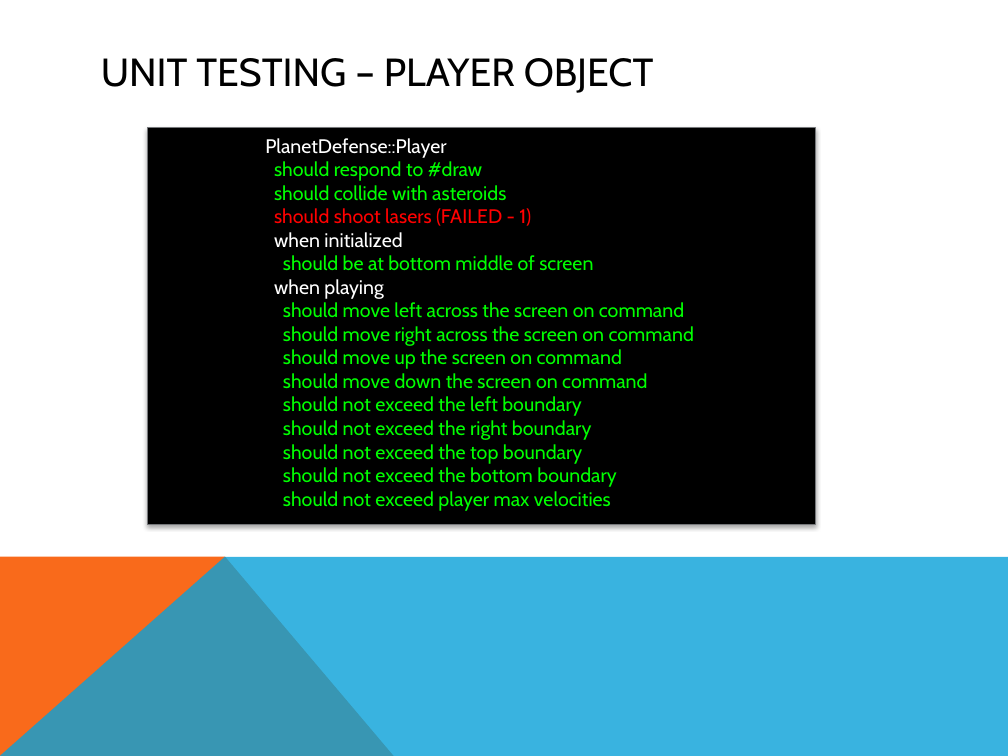
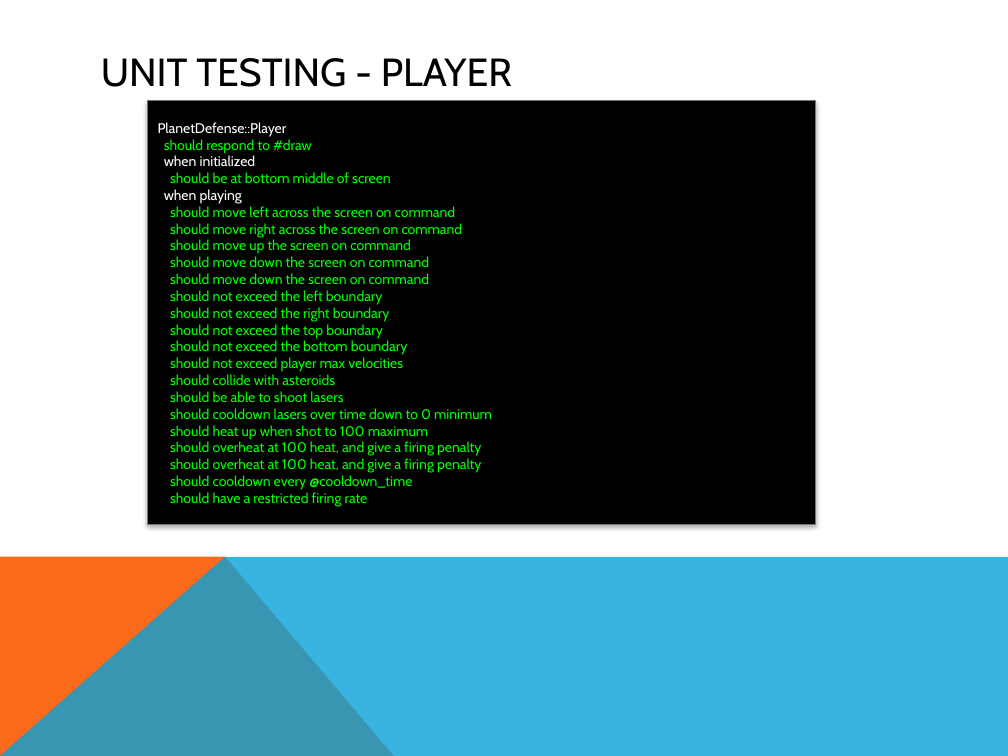
Before and after one commit to csce3513/Team6, a slide deck: slide 7 of docs/presentation-3.pptx (slide 4 before the commit). Drawn at 1008x756 pixels with LibreOffice and Linux fonts; fonts in the diff are those of the drawing. Boxes give left, top, right and bottom in pixels: in the first picture for what was removed or moved away, otherwise in the second. Text is boxed around its words. In the diff, an @@ line names an element or a change of style, - is before the commit and + after.

```diff
--- a/docs/presentation-3.pptx
+++ b/docs/presentation-3.pptx
@@ title at bbox=[101, 58, 512, 87]: text changed @@
-UNIT TESTING – PLAYER OBJECT
+UNIT TESTING - PLAYER
@@ rectangle "PlanetDefense::Player": place and size @@
-rectangle "PlanetDefense::Player" at bbox=[265, 138, 694, 511]
+rectangle "PlanetDefense::Player" at bbox=[148, 101, 815, 524]
@@ rectangle "PlanetDefense::Player" at bbox=[148, 101, 815, 524]: vertical alignment top to middle; fill none to #000000; outline none to #76787B 0.75 pt; shadow on @@
@@ rectangle removed at bbox=[148, 128, 815, 525] @@
@@ text in rectangle at bbox=[158, 122, 463, 372]: size 14 to 10 pt in "PlanetDefense::Player", "should respond to #draw", "when initialized", "should be at bottom middle of screen" and 10 more places @@
@@ text in rectangle at bbox=[274, 185, 531, 226]: paragraphs removed @@
-should collide with asteroids
-should shoot lasers (FAILED - 1)
@@ text in rectangle at bbox=[170, 273, 430, 284]: paragraph added @@
+should move down the screen on command
@@ text in rectangle at bbox=[170, 374, 492, 507]: paragraphs added @@
+should collide with asteroids
+should be able to shoot lasers
+should cooldown lasers over time down to 0 minimum
+should heat up when shot to 100 maximum
+should overheat at 100 heat, and give a firing penalty
+should overheat at 100 heat, and give a firing penalty
+should cooldown every @cooldown_time
+should have a restricted firing rate
```
Also in this commit, not shown: 4 other slides changed, 3 slides added, 2 slides removed.
